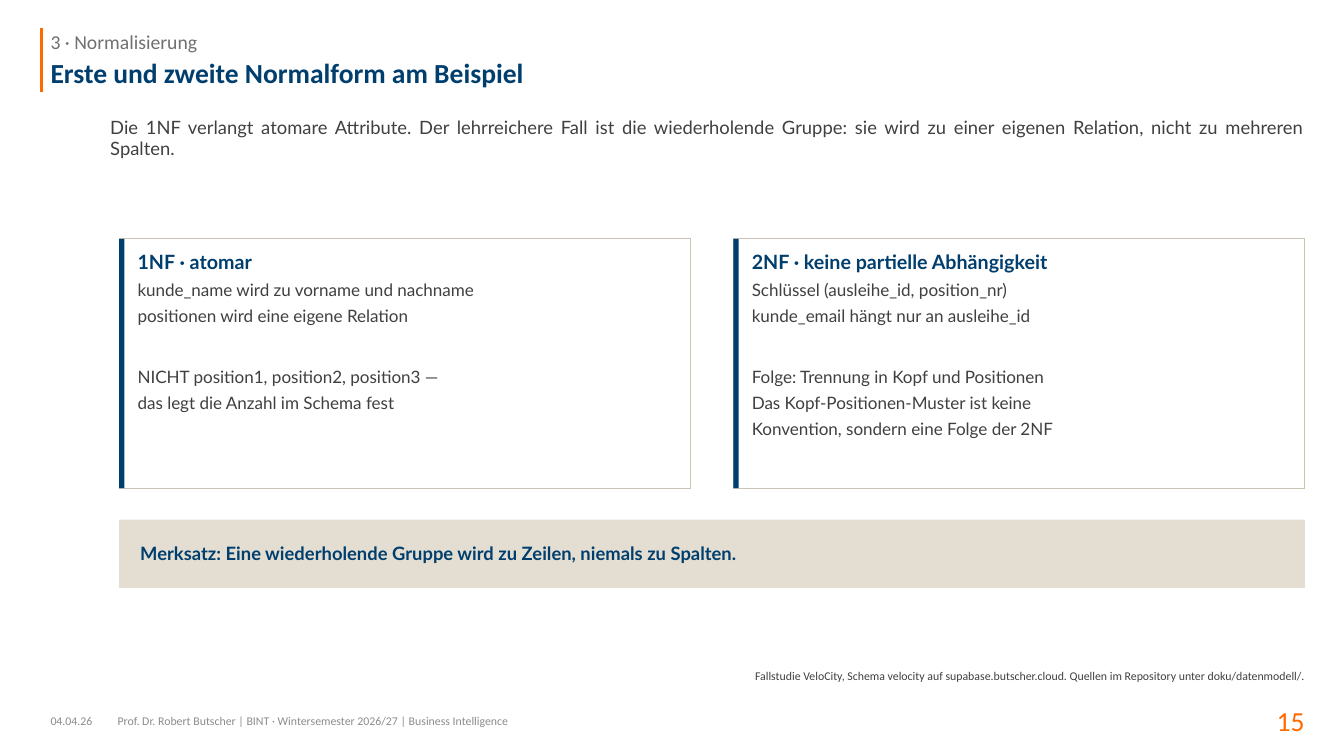
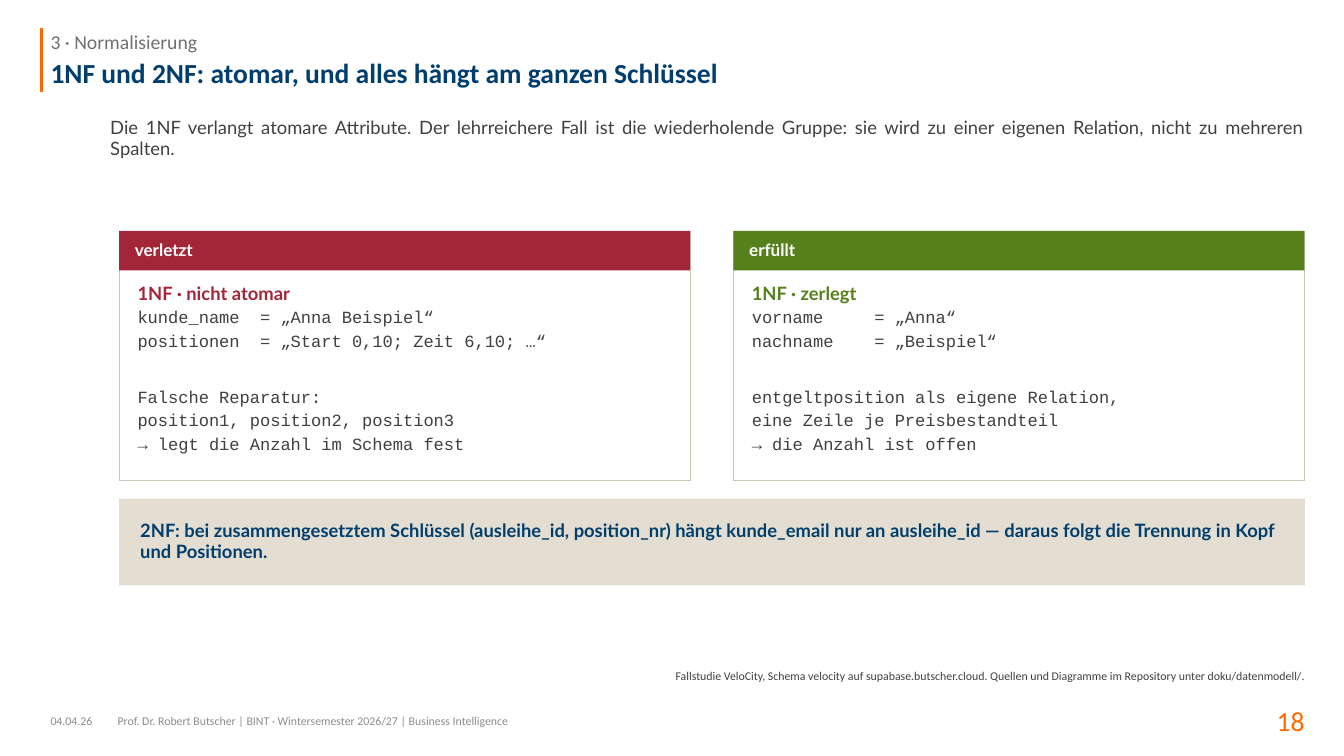
Before and after one commit to swrobuts/velocity-fallstudie, a slide deck: slide 18 of slides/velocity-datenbankentwurf.pptx (slide 15 before the commit). Drawn at 1344x756 pixels with LibreOffice and Linux fonts; fonts in the diff are those of the drawing. Boxes give left, top, right and bottom in pixels: in the first picture for what was removed or moved away, otherwise in the second. Text is boxed around its words. In the diff, an @@ line names an element or a change of style, - is before the commit and + after.

```diff
--- a/slides/velocity-datenbankentwurf.pptx
+++ b/slides/velocity-datenbankentwurf.pptx
@@ title at (51,63,717,88): text changed @@
-Erste und zweite Normalform am Beispiel
+1NF und 2NF: atomar, und alles hängt am ganzen Schlüssel
@@ rectangle: place and size @@
-rectangle at (119,239,690,489)
+rectangle at (119,231,690,480)
@@ rectangle removed at (119,239,125,489) @@
@@ rectangle added at (119,231,690,270), fill #A32638 @@
@@ rectangle: place and size @@
-rectangle at (733,239,1304,489)
+rectangle at (733,231,1304,480)
@@ rectangle removed at (733,239,739,489) @@
@@ rectangle added at (733,231,1304,270), fill #55801C @@
@@ text added at (135,243,193,256), 13 pt, text #FFFFFF, bold @@
+verletzt
@@ text added at (749,243,795,256), 13 pt, text #FFFFFF, bold @@
+erfüllt
@@ text at (138,286,515,454): text changed; font Lato to Courier New @@
-1NF · atomar
-kunde_name wird zu vorname und nachname
-positionen wird eine eigene Relation
-NICHT position1, position2, position3 —
-das legt die Anzahl im Schema fest
+1NF · nicht atomar
+kunde_name = „Anna Beispiel“
+positionen = „Start 0,10; Zeit 6,10; …“
+Falsche Reparatur:
+position1, position2, position3
+→ legt die Anzahl im Schema fest
@@ text added at (752,286,1120,450), 13 pt, text #404040 @@
+1NF · zerlegt
+vorname = „Anna“
+nachname = „Beispiel“
+entgeltposition als eigene Relation,
+eine Zeile je Preisbestandteil
+→ die Anzahl ist offen
@@ rectangle: place and size @@
-rectangle at (119,520,1305,588)
+rectangle at (119,499,1305,586)
@@ text "2NF: bei zusammengesetztem Schlüssel (ausleihe_id, ..." at (140,522,1274,558): vertical alignment top to middle @@
@@ text at (140,522,1274,558): text changed; size 13 to 14 pt; text colour #404040 to #003E6E; bold on @@
-2NF · keine partielle Abhängigkeit
-Schlüssel (ausleihe_id, position_nr)
-kunde_email hängt nur an ausleihe_id
-Folge: Trennung in Kopf und Positionen
-Das Kopf-Positionen-Muster ist keine
-Konvention, sondern eine Folge der 2NF
+2NF: bei zusammengesetztem Schlüssel (ausleihe_id, position_nr) hängt kunde_email nur an ausleihe_id — daraus folgt die Trennung in Kopf und Positionen.
@@ text removed at (140,546,737,563) @@
-Merksatz: Eine wiederholende Gruppe wird zu Zeilen, niemals zu Spalten.
@@ text at (676,672,1305,682): text changed @@
-Fallstudie VeloCity, Schema velocity auf supabase.butscher.cloud. Quellen im Repository unter doku/datenmodell/.
+Fallstudie VeloCity, Schema velocity auf supabase.butscher.cloud. Quellen und Diagramme im Repository unter doku/datenmodell/.
@@ page number at (1277,712,1305,732): text changed @@
-15
+18
```
Also in this commit, not shown: 20 other slides changed, 22 slides added, 18 slides removed, 39 other files.
